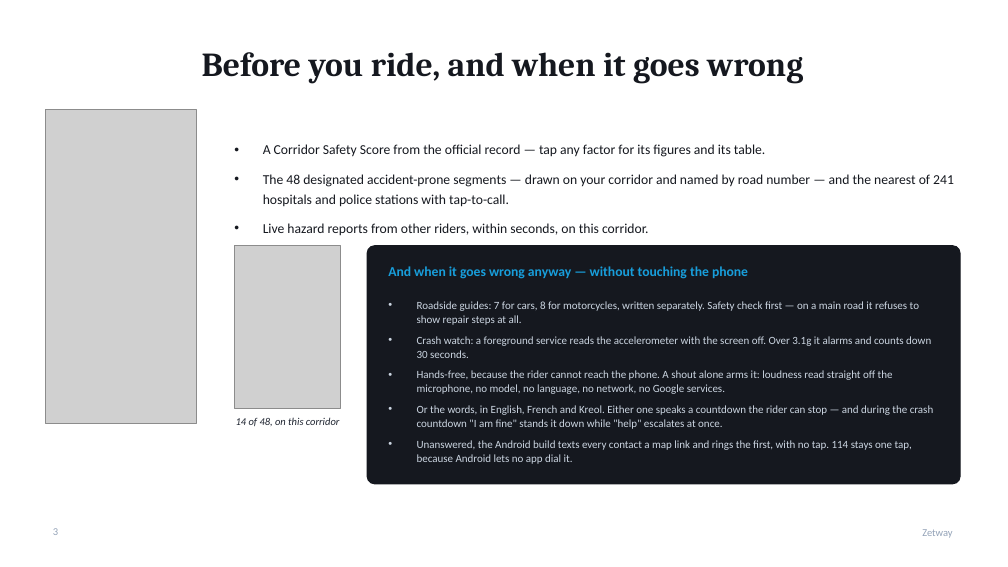
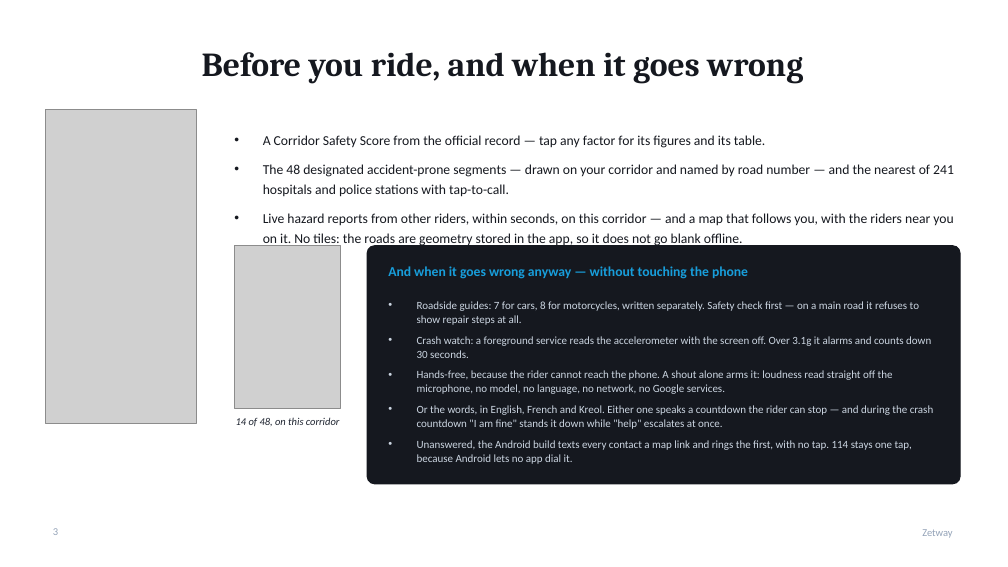
Before and after one commit to sahiljeebun132-dev/BackpropPirates, a slide deck: slide 3 of docs/Zetway-Pitch.pptx. Drawn at 1008x567 pixels with LibreOffice and Linux fonts; fonts in the diff are those of the drawing; grey boxes stand for pictures. Boxes give left, top, right and bottom in pixels: in the first picture for what was removed or moved away, otherwise in the second. Text is boxed around its words. In the diff, an @@ line names an element or a change of style, - is before the commit and + after.

```diff
--- a/docs/Zetway-Pitch.pptx
+++ b/docs/Zetway-Pitch.pptx
@@ text at (263,213,953,248): text changed @@
-• Live hazard reports from other riders, within seconds, on this corridor.
+• Live hazard reports from other riders, within seconds, on this corridor — and a map that follows you, with the riders near you on it. No tiles: the roads are geometry stored in the app, so it does not go blank offline.
```
Also in this commit, not shown: 1 other slide changed, 4 other files.
